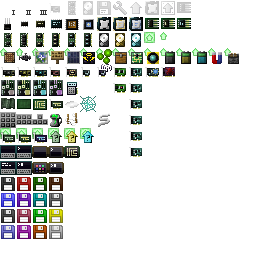
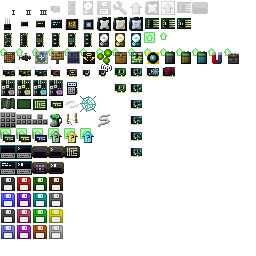
Layered file, before and after one edit (w=256, h=256). Changes by layer:
painted on "icons" (2nd of 2, in "icons") over [192, 2, 208, 14]
